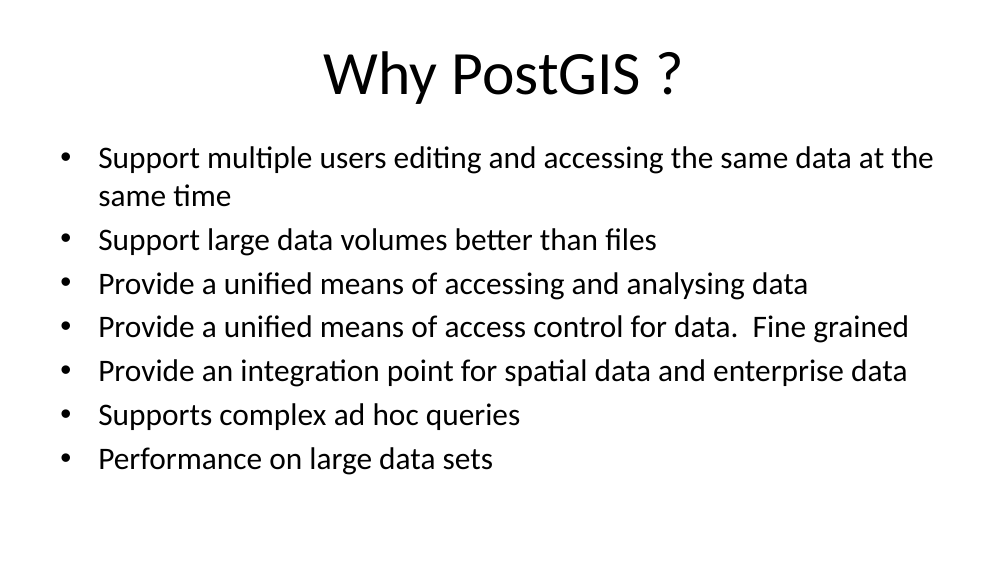
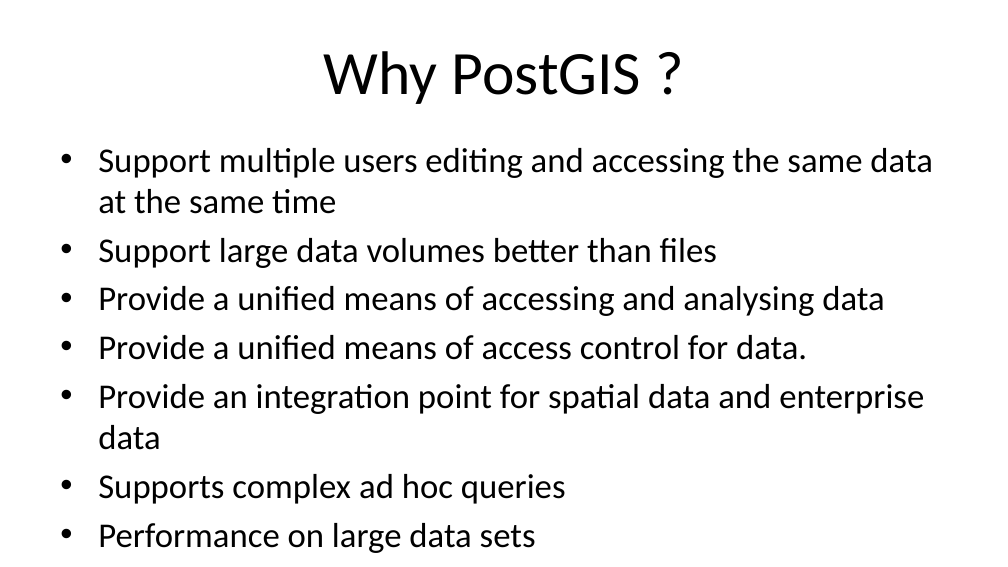
Before and after one commit to dkakkar/Geospatial-data-management-with-PostGIS, a slide deck: slide 4 of Introduction_to_PostGIS.pptx. Drawn at 1008x567 pixels with LibreOffice and Linux fonts; fonts in the diff are those of the drawing. Boxes give left, top, right and bottom in pixels: in the first picture for what was removed or moved away, otherwise in the second. Text is boxed around its words. In the diff, an @@ line names an element or a change of style, - is before the commit and + after.

```diff
--- a/Introduction_to_PostGIS.pptx
+++ b/Introduction_to_PostGIS.pptx
@@ text at <box>98,148,932,504</box>: size 22.4 to 24.8 pt in "Support multiple users editing and accessing the ...", "Support large data volumes better than files", "Provide a unified means of accessing and ...", "Provide an integration point for spatial data ..." and 2 more places @@
@@ text at <box>98,335,807,360</box>: text changed; size 22.4 to 24.8 pt @@
-• Provide a unified means of access control for data. Fine grained
+• Provide a unified means of access control for data.
```
Also in this commit, not shown: 1 other file.
